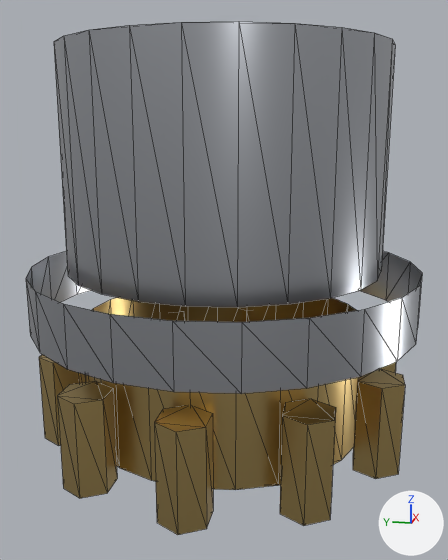
The glTF model satellites/ripcord/assets/3d/bit/rush.glb: old version first, new version second.
Before and after are seen from a 50 mm lens placed at (-17.58, -3.5, -2.08), pointed at (-0.11, -0.01, -6.45). Arrows for +X, +Y and +Z are at lower right; the lights stay in place. The picture after the commit comes second. Mesh edges are drawn as thin lines. Vertices at exactly the same position are counted once.

Before the edit, the objects in view are built like this:
```python
me_bit_rush = bpy.data.meshes.new('bit_rush')
me_bit_rush.from_pydata(...)  # 288 vertices, 436 faces; spans x -5.6..5.6, y -5.6..5.6, z -12.0..0.0
# faces by material slot: [118, 318]
me_bit_rush.materials.append(mat_lw_steel)  # light grey #bfc2c8
me_bit_rush.materials.append(mat_lw_accent_forged)  # brown #ceb376
ob_bit_rush = bpy.data.objects.new('bit_rush', me_bit_rush)
ob_bit_rush.location = (0.0, 0.0, 0.0)
```
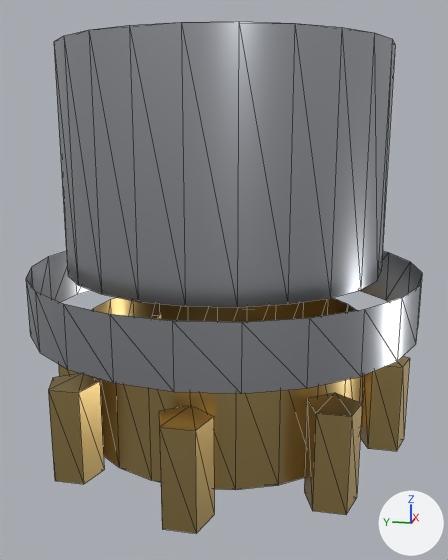
The change, as a diff of the scene's bpy script:
```diff
--- a/satellites/ripcord/assets/3d/bit/rush.glb.py
+++ b/satellites/ripcord/assets/3d/bit/rush.glb.py
@@ me_bit_rush @@
 # used by ob_bit_rush; location = (0.0, 0.0, 0.0)
-me_bit_rush.from_pydata(...)  # 288 vertices, 436 faces; spans x -5.6..5.6, y -5.6..5.6, z -12.0..0.0
+me_bit_rush.from_pydata(...)  # 248 vertices, 364 faces; spans x -5.6..5.6, y -5.6..5.6, z -12.0..0.0
+# me_bit_rush part 1: a new loose piece, a 5-sided cylinder along z spanning x -0.57..0.7, y 4.13..5.47, z -11.2..-8.6, in mat_lw_accent_forged (brown #ceb376)
+# me_bit_rush part 2: a new loose piece, a 5-sided cylinder along z spanning x -3.96..-2.69, y 2.73..4.06, z -11.2..-8.6, in mat_lw_accent_forged (brown #ceb376)
+# me_bit_rush part 3: a new loose piece, a 5-sided cylinder along z spanning x -3.96..-2.69, y -4.06..-2.73, z -11.2..-8.6, in mat_lw_accent_forged (brown #ceb376)
+# me_bit_rush part 4: a new loose piece, a 5-sided cylinder along z spanning x -0.57..0.7, y -5.47..-4.13, z -11.2..-8.6, in mat_lw_accent_forged (brown #ceb376)
+# me_bit_rush part 5: 7 loose pieces with 84 vertices, spanning x -4.58..4.58, y -5.17..5.17, z -11.2..-8.6, are deleted
+# me_bit_rush part 6
+# 15 vertices are removed from x -5.5..4.45, y -0.61..3.43, z -11.2..-8.6
+# 54 faces are deleted
+# 4 vertices in x -4.45..5.15, y -0.61, z -11.2..-8.6 move by (-0.13, -0.06, 0.0)
+# 13 vertices move from x -5.15..5.15, y -0.61..3.43, z -11.2..-8.6 to x -5.37..5.02, y -0.41..3.81, z -11.2..-8.6
+# 9 vertices are added at x -5.37..5.02, y -0.41..4.06, z -11.2..-8.6
+# 42 new faces join them, mat_lw_accent_forged (brown #ceb376)
+# other edits to the shape of me_bit_rush do not show in these pictures
 me_bit_rush.materials.append(mat_lw_steel)
```

Boxes (x1, y1, x2, y2) around the edits, measured in the pictures (448 x 560 px; the box of a moved part takes in the faces that stretch with it):
'bit_rush', reshaped
    before: (26, 21, 422, 535)
    after: (26, 21, 422, 533)
part 1 of me_bit_rush, added (mostly hidden)
    after: (59, 364, 78, 376)
part 2 of me_bit_rush, added (brown)
    after: (48, 373, 104, 484)
part 3 of me_bit_rush, added (brown)
    after: (304, 393, 362, 515)
part 4 of me_bit_rush, added (brown)
    after: (360, 356, 410, 451)
part 5 of me_bit_rush, deleted (brown)
    before: (39, 354, 405, 526)
part 6 of me_bit_rush, moved or reshaped
    before: (154, 309, 250, 535)
    after: (155, 314, 214, 533)
